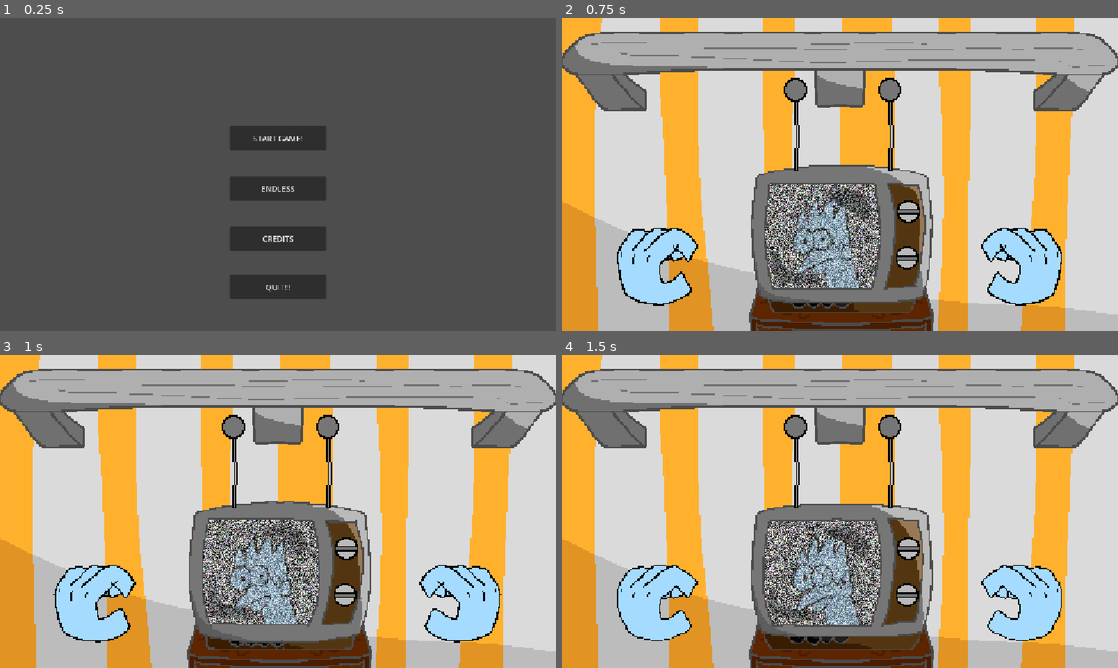
Above: before the commit, frames 1-4 (two rows, left to right).
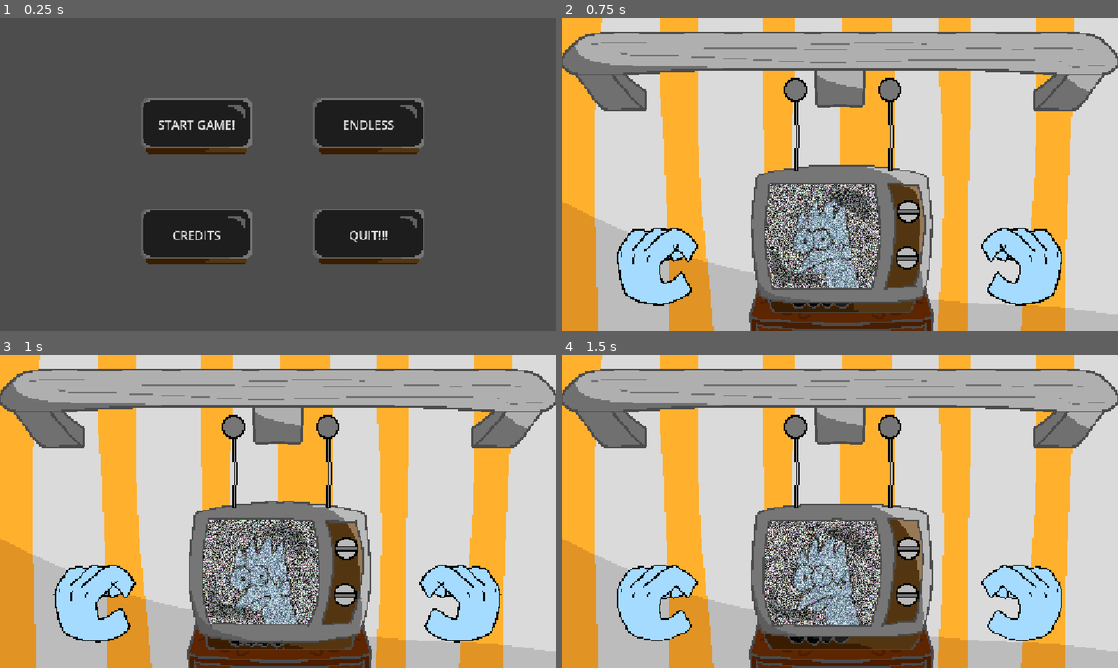
Above: after the commit, the same moments.

Repository: PlasmaOJ15/LD60TvRepair
Game: Godot game, scene res://scenes/main_menu.tscn
The game is run twice, just before and just after one commit, with the same random seed, the same clock (stepped at 60 frames per second) and the same inputs.
Inputs (mouse positions are in pixels of both pictures, inside the frame that each line leads up to):
- Up to frame 1 (0.25 s): no input
- Up to frame 2 (0.75 s): click "START GAME!" at 0.5 s
- Up to frame 3 (1 s): no input
- Up to frame 4 (1.5 s): move the mouse to (906, 549) at 1.27 s; click (906, 549) at 1.35 s

The runs differ from the first frame. In frame 1, 17% of the frame differs, in the area x 25-77%, y 25-90%; in frame 2, nothing differs; in frame 3, nothing differs; in frame 4, nothing differs.

Commit message:
add button sprite to main menu

Diff:
--- a/scenes/main_menu.tscn
+++ b/scenes/main_menu.tscn
@@ -1,6 +1,20 @@
 [gd_scene format=3 uid="uid://of3xxtdwq88r"]
 
 [ext_resource type="Script" uid="uid://cjq5xa0auq0km" path="res://scenes/mainMenu.gd" id="1_l6cm7"]
+[ext_resource type="Texture2D" uid="uid://0cr00032yw15" path="res://Assets/Button.png" id="2_ekxnf"]
+
+[sub_resource type="SystemFont" id="SystemFont_87wxl"]
+
+[sub_resource type="StyleBoxTexture" id="StyleBoxTexture_sl7pq"]
+texture = ExtResource("2_ekxnf")
+
+[sub_resource type="SystemFont" id="SystemFont_idfeh"]
+font_weight = 425
+
+[sub_resource type="Theme" id="Theme_58d6l"]
+default_font = SubResource("SystemFont_idfeh")
+Button/fonts/font = SubResource("SystemFont_87wxl")
+Button/styles/normal = SubResource("StyleBoxTexture_sl7pq")
 
 [node name="MainMenu" type="CanvasLayer" unique_id=1079479349]
 script = ExtResource("1_l6cm7")
@@ -13,12 +27,14 @@
 anchor_top = 0.5
 anchor_right = 0.5
 anchor_bottom = 0.5
-offset_left = -100.0
-offset_top = -100.0
-offset_right = 100.0
-offset_bottom = -50.0
+offset_left = -292.0
+offset_top = -162.0
+offset_right = -46.0
+offset_bottom = -43.0
 grow_horizontal = 2
 grow_vertical = 2
+theme = SubResource("Theme_58d6l")
+theme_override_font_sizes/font_size = 25
 text = "START GAME!"
 
 [node name="Endless" type="Button" parent="." unique_id=75723813]
@@ -27,12 +43,14 @@
 anchor_top = 0.5
 anchor_right = 0.5
 anchor_bottom = 0.5
-offset_left = -100.0
-offset_top = 4.0
-offset_right = 100.0
-offset_bottom = 54.0
+offset_left = 65.0
+offset_top = -162.0
+offset_right = 311.0
+offset_bottom = -43.0
 grow_horizontal = 2
 grow_vertical = 2
+theme = SubResource("Theme_58d6l")
+theme_override_font_sizes/font_size = 25
 text = "ENDLESS"
 
 [node name="CreditsButton" type="Button" parent="." unique_id=2065932304]
@@ -41,12 +59,14 @@
 anchor_top = 0.5
 anchor_right = 0.5
 anchor_bottom = 0.5
-offset_left = -100.0
-offset_top = 108.0
-offset_right = 100.0
-offset_bottom = 158.0
+offset_left = -292.0
+offset_top = 67.0
+offset_right = -46.0
+offset_bottom = 186.0
 grow_horizontal = 2
 grow_vertical = 2
+theme = SubResource("Theme_58d6l")
+theme_override_font_sizes/font_size = 25
 text = "CREDITS"
 
 [node name="Quit Button" type="Button" parent="." unique_id=1079850534]
@@ -55,12 +75,14 @@
 anchor_top = 0.5
 anchor_right = 0.5
 anchor_bottom = 0.5
-offset_left = -100.0
-offset_top = 208.0
-offset_right = 100.0
-offset_bottom = 258.0
+offset_left = 65.0
+offset_top = 67.0
+offset_right = 311.0
+offset_bottom = 186.0
 grow_horizontal = 2
 grow_vertical = 2
+theme = SubResource("Theme_58d6l")
+theme_override_font_sizes/font_size = 25
 text = "QUIT!!!"
 
 [connection signal="pressed" from="StartButton" to="." method="_on_start_button_pressed"]
Renamed: Button.png -> Assets/Button.png
Not shown, added: Assets/Button.png.import
